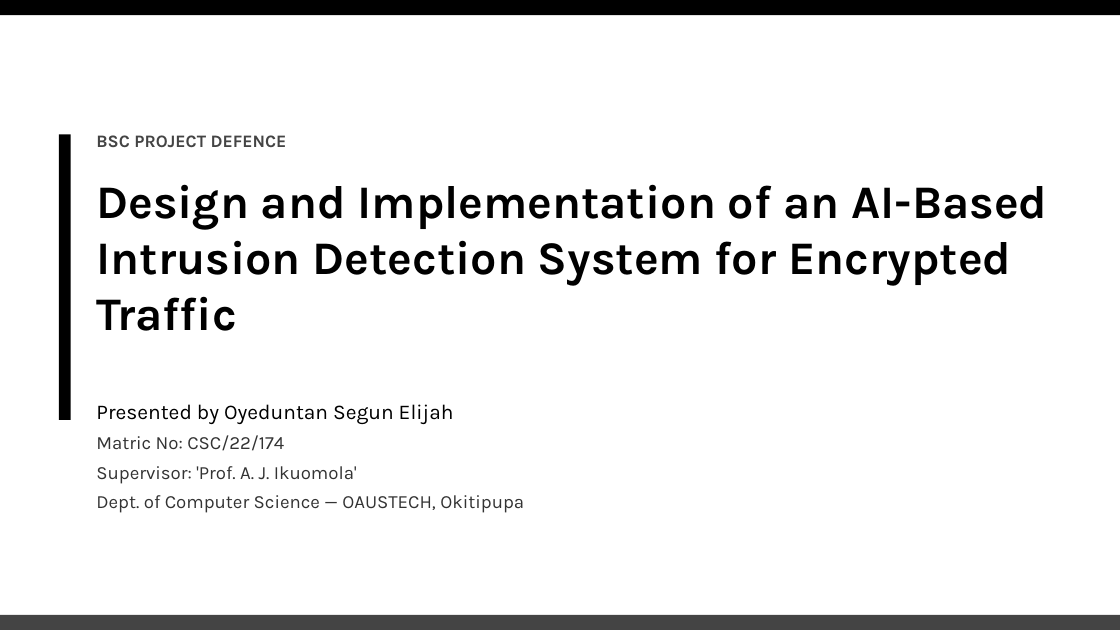
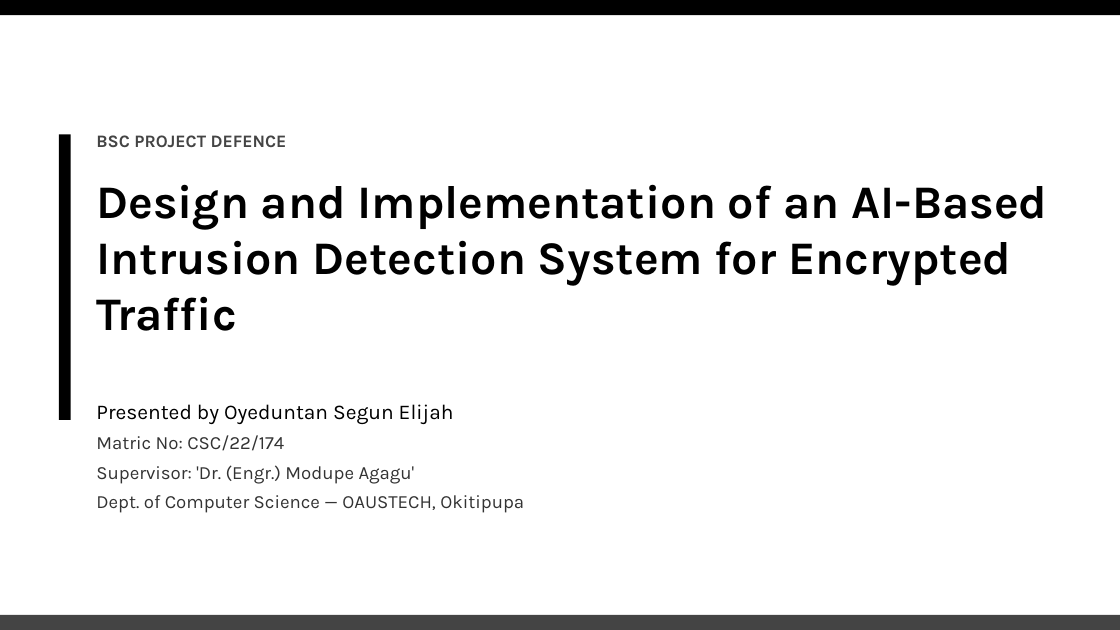
Before and after one commit to charlesfame33-web/IDS, a slide deck: slide 1 of ids_Defence_Slides.pptx. Drawn at 1120x630 pixels with LibreOffice and Linux fonts; fonts in the diff are those of the drawing. Boxes give left, top, right and bottom in pixels: in the first picture for what was removed or moved away, otherwise in the second. Text is boxed around its words. In the diff, an @@ line names an element or a change of style, - is before the commit and + after.

Commit message:
fix: supervisor name, add flowchart, feature importance, expand report to ~60 pages

```diff
--- a/ids_Defence_Slides.pptx
+++ b/ids_Defence_Slides.pptx
@@ text at box(96, 465, 415, 484): text changed @@
-Supervisor: 'Prof. A. J. Ikuomola'
+Supervisor: 'Dr. (Engr.) Modupe Agagu'
```
Also in this commit, not shown: 1 slide added, 1 slide removed, 6 other files.
